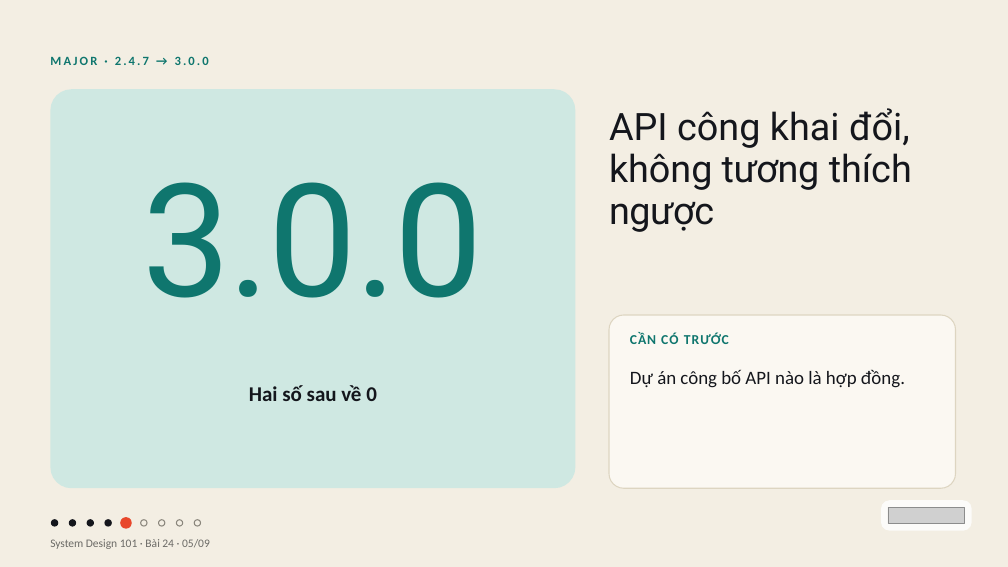
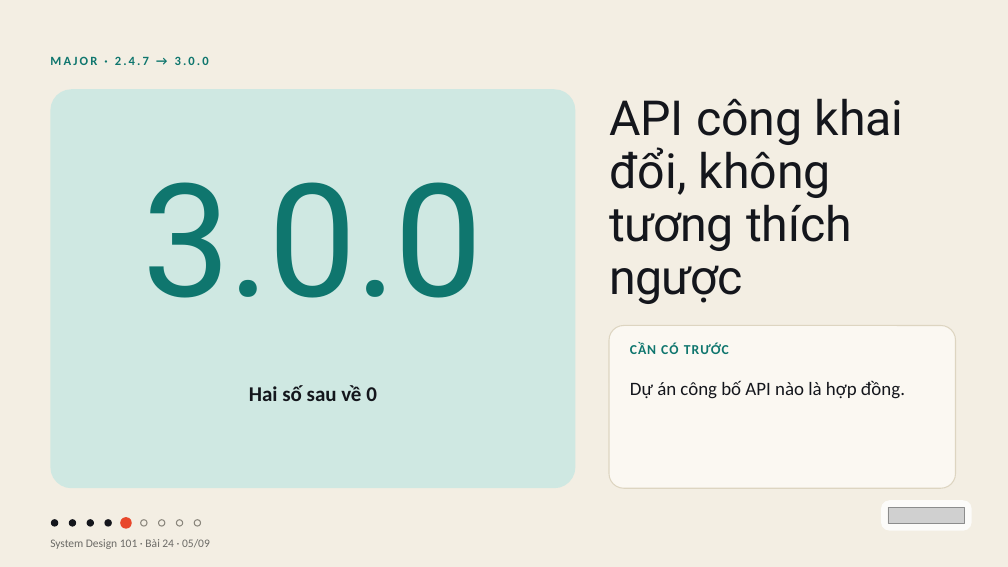
Before and after one commit to vohoailinh90/tool-marketing-studio, a slide deck: slide 5 of system-design-101/vi/lessons/sd-01-024/slides/sd-01-024.pptx. Drawn at 1008x567 pixels with LibreOffice and Linux fonts; fonts in the diff are those of the drawing; grey boxes stand for pictures. Boxes give left, top, right and bottom in pixels: in the first picture for what was removed or moved away, otherwise in the second. Text is boxed around its words. In the diff, an @@ line names an element or a change of style, - is before the commit and + after.

```diff
--- a/system-design-101/vi/lessons/sd-01-024/slides/sd-01-024.pptx
+++ b/system-design-101/vi/lessons/sd-01-024/slides/sd-01-024.pptx
@@ text "API công khai đổi, không ...": place and size @@
-text "API công khai đổi, không ..." at box(609, 108, 912, 232)
+text "API công khai đổi, không ..." at box(609, 98, 904, 304)
@@ text "API công khai đổi, không ..." at box(609, 98, 904, 304): size 54 to 69 pt; letter spacing -0.6 to -0.7 pt in "tương"; letter spacing -0.7 to -0.8 pt in "ngược"; line spacing 59.4pt to 75.9pt @@
@@ rounded rectangle: place and size @@
-rounded rectangle at box(609, 315, 956, 488)
+rounded rectangle at box(609, 326, 956, 488)
@@ rounded rectangle at box(609, 326, 956, 488): proportions changed @@
@@ text "CẦN CÓ TRƯỚC": place and size @@
-text "CẦN CÓ TRƯỚC" at box(630, 332, 729, 344)
+text "CẦN CÓ TRƯỚC" at box(630, 343, 729, 354)
@@ text "Dự án công bố API ...": place and size @@
-text "Dự án công bố API ..." at box(630, 369, 905, 388)
+text "Dự án công bố API ..." at box(630, 380, 905, 399)
```
Also in this commit, not shown: 1 other file.
